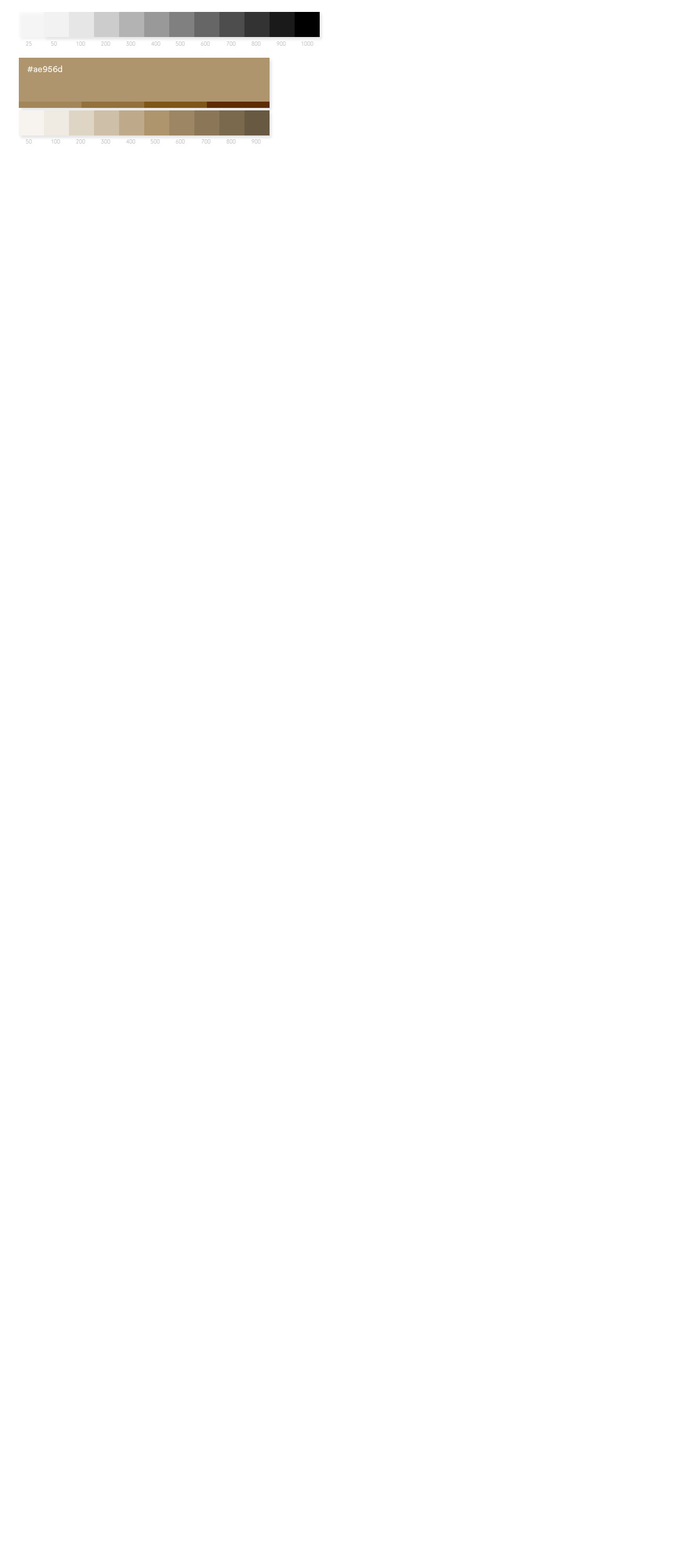
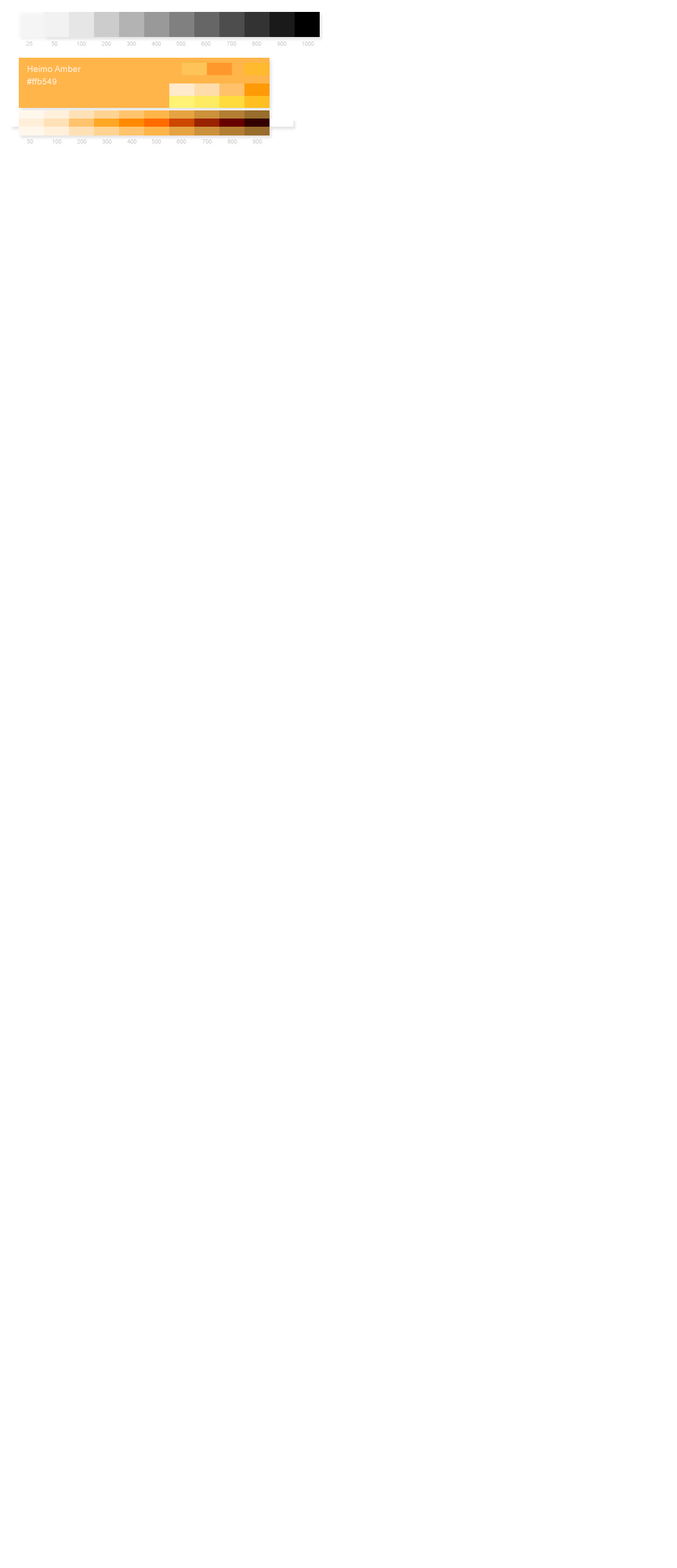
Comparing the layer stacks of the two w=677, h=1568 images. Changes:
renamed "#ae956d" to "Heimo Amber #ffb549", opacity 100% → 80%, painted on it over [26, 65, 81, 85]
removed group "alternate" (4 layers) (was color burn) from group "COLOUR Primary" over [18, 101, 270, 108]
removed layer "50%" from group "alternate" over [206, 101, 270, 108]
removed layer "40%" (was 75%) from group "alternate" over [144, 101, 207, 108]
removed layer "30%" (was 50%) from group "alternate" over [81, 101, 145, 108]
removed layer "20%" (was 25%) from group "alternate" over [18, 101, 82, 108]
added group "Alt copy 2" with 6 layers in group "COLOUR Primary" over [18, 62, 274, 127]
added layer "Layer 1 copy" (overlay) in group "Alt copy 2" over [18, 62, 274, 127]
added layer "Layer 1" (overlay) in group "Alt copy 2" over [206, 62, 233, 76]
painted on "<- CHANGE BASE COLOUR HERE" over [18, 57, 270, 136]
painted on "BASE" over [25, 138, 263, 144]
removed group "Group 1" (24 layers) from group "GREYSCALE" over [25, 40, 315, 46]
removed layer "1000" (was 25%) from group "Group 1" over [301, 41, 314, 46]
removed layer "900" (was 25%) from group "Group 1" over [276, 41, 287, 46]
removed layer "800" (was 25%) from group "Group 1" over [251, 41, 261, 46]
removed layer "700" (was 25%) from group "Group 1" over [226, 41, 236, 46]
removed layer "600" (was 25%) from group "Group 1" over [200, 41, 211, 46]
removed layer "500" (was 25%) from group "Group 1" over [175, 41, 186, 46]
removed layer "400" (was 25%) from group "Group 1" over [151, 40, 161, 46]
removed layer "300" (was 25%) from group "Group 1" over [126, 41, 136, 46]
removed layer "200" (was 25%) from group "Group 1" over [100, 41, 111, 46]
removed layer "100" (1st of 2, in "TOOLS" › "COLOURS" › "GREYSCALE" › "Group 1") (was 25%) from group "Group 1" over [76, 41, 86, 46]
added layer "Components" in group "GREYSCALE" over [25, 40, 315, 46]
…and 2 more changes (2 removed)
